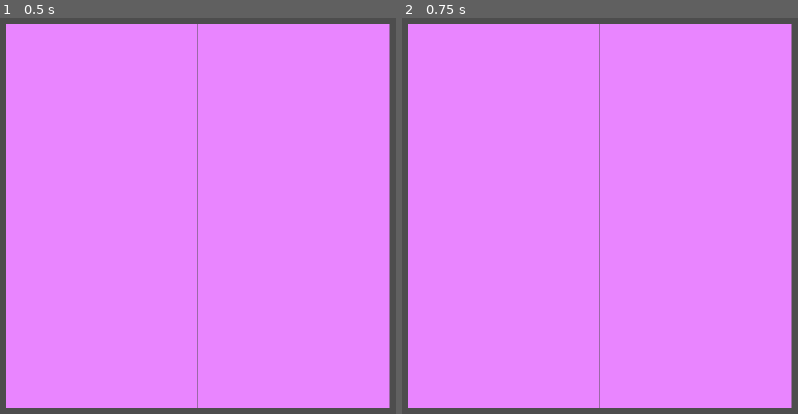
Above: before the commit, frames 1-2 (left to right).
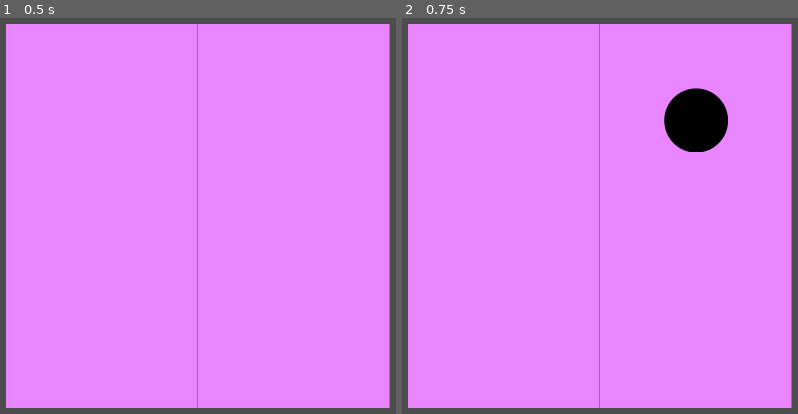
Above: after the commit, the same moments.

Repository: jokw1228/Finish_The_Game
Game: Godot game, scene res://scenes/game_pentago/game_pentago.tscn
The game is run twice, just before and just after one commit, with the same random seed, the same clock (stepped at 60 frames per second) and the same inputs.
Inputs (mouse positions are in pixels of both pictures, inside the frame that each line leads up to):
- Up to frame 1 (0.5 s): no input
- Up to frame 2 (0.75 s): tap Enter at 0.5 s; move the mouse to (718, 97) at 0.52 s; click (718, 97) at 0.6 s

Frame 1 is identical in both runs. In frame 2, 2.1% of the frame differs, in the area x 66-83%, y 17-34%.

Commit message:
PentagoBoard 수 두기 구현
wait_put_stone

Diff:
--- a/finish-the-game/project.godot
+++ b/finish-the-game/project.godot
@@ -19,3 +19,11 @@
 
 window/size/viewport_width=1080
 window/size/viewport_height=1920
+
+[input]
+
+ui_left_click={
+"deadzone": 0.5,
+"events": [Object(InputEventMouseButton,"resource_local_to_scene":false,"resource_name":"","device":-1,"window_id":0,"alt_pressed":false,"shift_pressed":false,"ctrl_pressed":false,"meta_pressed":false,"button_mask":0,"position":Vector2(0, 0),"global_position":Vector2(0, 0),"factor":1.0,"button_index":1,"canceled":false,"pressed":false,"double_click":false,"script":null)
+]
+}
--- a/finish-the-game/scenes/game_pentago/pentago_board.gd
+++ b/finish-the-game/scenes/game_pentago/pentago_board.gd
@@ -10,6 +10,7 @@
 
 func _ready() -> void:
 	set_board()
+	wait_put_stone(1)
 
 func set_board() -> void:
 	var subboard_pixel_size: float = subboard_size * cell_image_size
@@ -18,9 +19,43 @@
 		for j in range(board_size):
 			var inst: PentagoSubBoard \
 			= PentagoSubBoardCreator.create\
-			(Vector2((i - float(board_size - 1.0) / 2.0) * subboard_pixel_size, \
-			(j - float(board_size - 1.0) / 2.0) * subboard_pixel_size), \
+			(Vector2(\
+			(j - float(board_size - 1.0) / 2.0) * subboard_pixel_size, \
+			(i - float(board_size - 1.0) / 2.0) * subboard_pixel_size), \
 			subboard_size)
 			temp.append(inst)
 			add_child(inst)
 		subboards.append(temp)
+
+func wait_put_stone(color_to_put: int = 1):
+	# waiting for a mouse left click
+	while !Input.is_action_just_pressed("ui_left_click"):
+		await get_tree().process_frame
+
+	# select: cell index in this pentago board
+	var select: Vector2 = \
+	(get_global_mouse_position()\
+	 - position\
+	 + Vector2(\
+	cell_image_size*board_size*subboard_size/2, \
+	cell_image_size*board_size*subboard_size/2\
+	)) / cell_image_size
+	select.x = int(select.x)
+	select.y = int(select.y)
+	if select.x < 0:
+		select.x = 0
+	elif select.x >= board_size*subboard_size:
+		select.x = board_size*subboard_size - 1
+	if select.y < 0:
+		select.y = 0
+	elif select.y >= board_size*subboard_size:
+		select.y = board_size*subboard_size - 1
+
+	# find the right subboard
+	var subboard_index: Vector2 = Vector2\
+	(int(select.x / subboard_size), int(select.y / subboard_size))
+	# find the index in that subboard
+	var inner_index: Vector2 = Vector2\
+	(int(select.x) % subboard_size, int(select.y) % subboard_size)
+	# put the stone
+	subboards[subboard_index.y][subboard_index.x].put_stone(inner_index, color_to_put)
